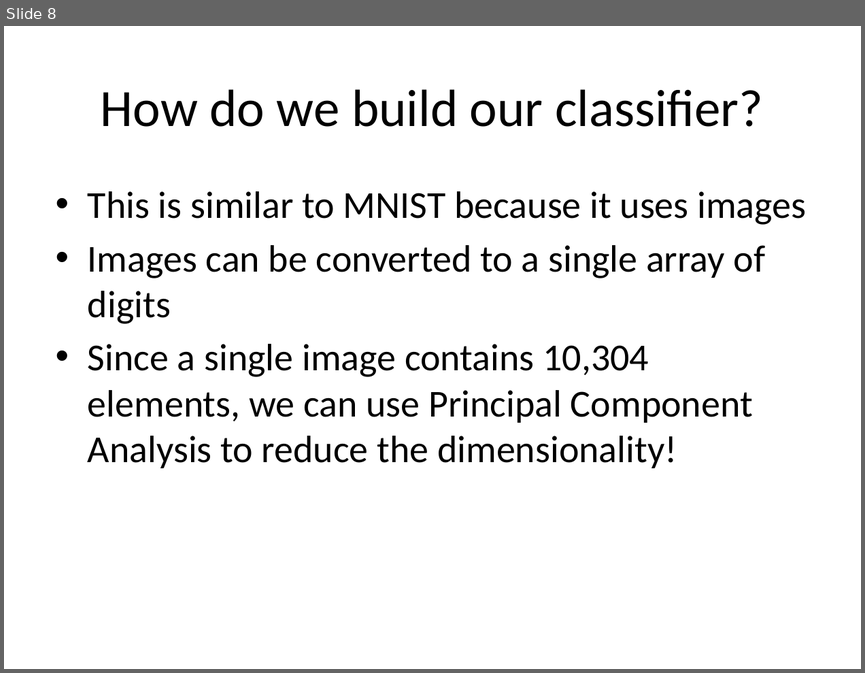
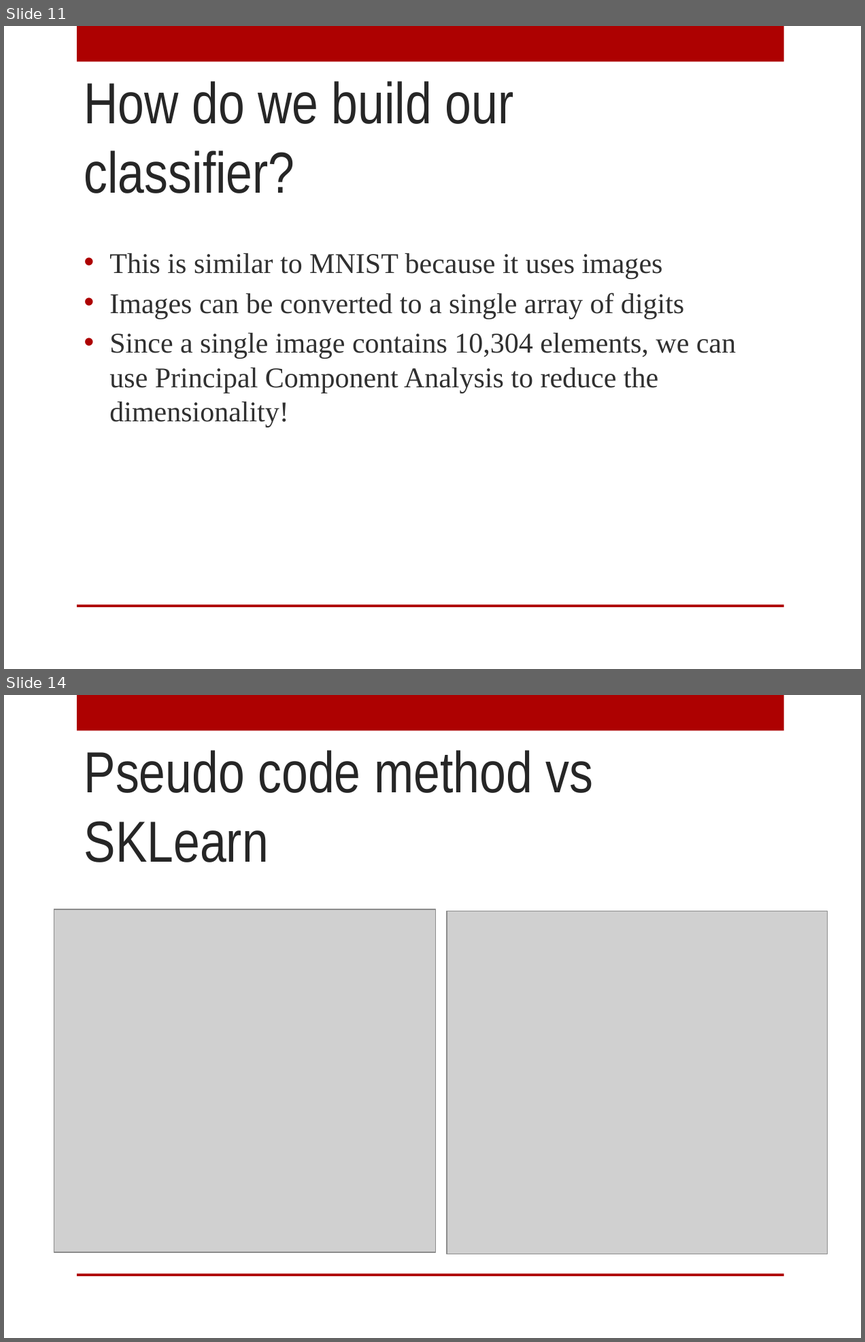
Before and after one commit to ernestrlee/UCSC-Machine-Learning, a slide deck: Picture Perfect.pptx. Shown one above the other, each under a label of ours: slide 8 before the commit, slides 11 and 14 after it; the slides between them are not shown. The pictures are 865x673 and 865x1342 pixels, drawn with LibreOffice and Linux fonts; fonts in the diff are those of the drawing; grey boxes stand for pictures; background and template pictures are left out. Boxes give left, top, right and bottom in pixels: in the first picture for what was removed or moved away, otherwise in the second. Text is boxed around its words. In the diff, an @@ line names an element or a change of style, - is before the commit and + after.

```diff
--- a/Picture Perfect.pptx
+++ b/Picture Perfect.pptx
@@ slide 14 added at [4,695,861,1338], background picture (left out); not listed: 2 template elements that a slide beside it also shows @@
@@ title added at [84,750,593,862], 48.6 pt, text #262626 @@
+Pseudo code method vs SKLearn
@@ picture added at [54,909,435,1252] @@
@@ picture added at [447,911,827,1254] @@
@@ what was slide 8 is now slide 11 @@
@@ slide 11 changed as well @@
@@ rectangle added at [77,26,784,62], fill #AD0101 @@
@@ title "How do we build our ...": place and size @@
-title "How do we build our ..." at [101,89,763,127]
+title "How do we build our ..." at [84,81,514,193]
@@ title "How do we build our ..." at [84,81,514,193]: size 44 to 48.6 pt, font Calibri to Arial Narrow, text colour #000000 to #262626; alignment centre to left; vertical alignment middle to top @@
@@ text "This is similar to MNIST ...": place and size @@
-text "This is similar to MNIST ..." at [88,191,806,468]
+text "This is similar to MNIST ..." at [109,253,736,427]
@@ text "This is similar to MNIST ..." at [109,253,736,427]: size 32 to 24 pt, font Calibri to Times New Roman, text colour #000000 to #303030; indent changed; less space between paragraphs @@
@@ rectangle added at [77,604,784,607], fill #AD0101 @@
```
Also in this commit, not shown: 8 other slides changed, 5 other slides added, 1 slide removed, 3 other files.
